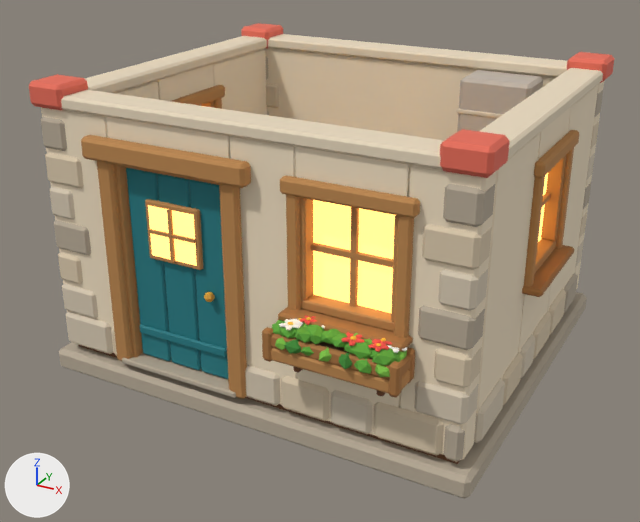
One commit to the glTF model Models/cottage/cottage_interior_shell.glb: the scene before it, then after it.
Camera for both pictures: a 50 mm lens placed at (3.18, -6.11, 3.75), pointed at (-0.01, -0.31, 0.85). Arrows for +X, +Y and +Z are at lower left; the lights stay in place. The first picture is the older version.

Objects in the first picture: 'cottage_interior_shell', 'cottage_interior_shell_cutaway', 'part_door_leaf'.
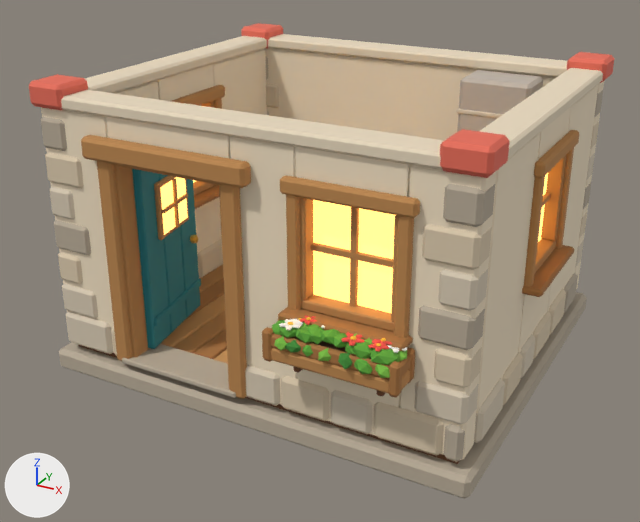
Where the change shows, as pixel boxes (x1, y1, x2, y2) in the pictures (640 x 522 px):
'part_door_leaf', turned: before (126, 168, 228, 379); after (132, 169, 201, 349)

The change in detail:
Object 'part_door_leaf' (ob_part_door_leaf) turns from (0, 0, 0) to (0, 0, 100) degrees about x, y and z.
